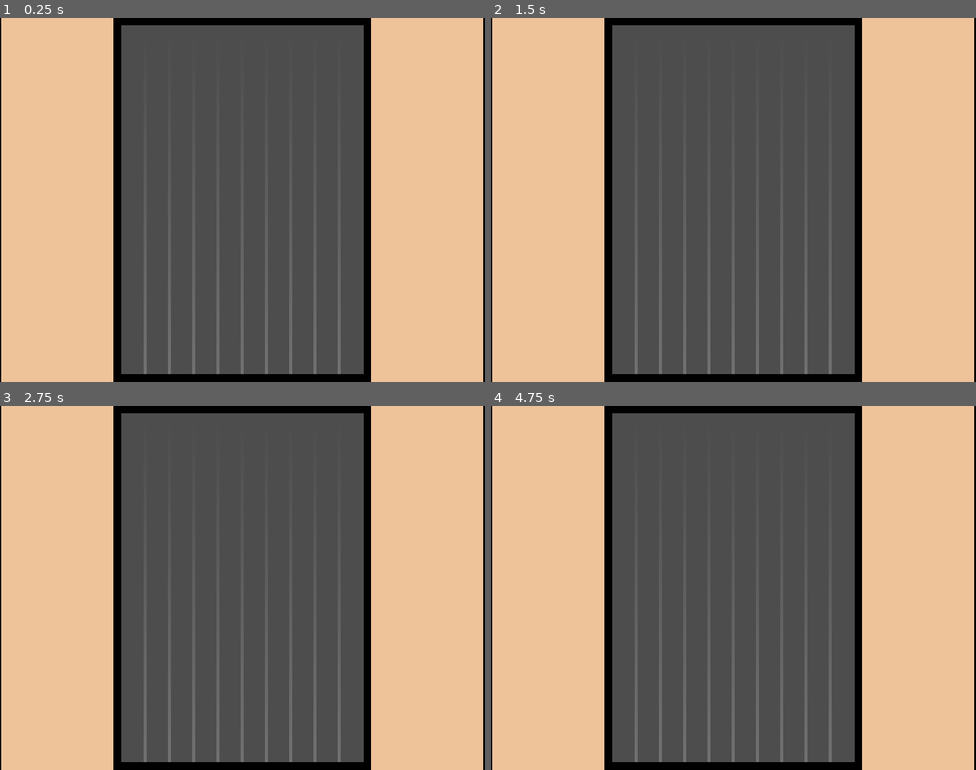
Above: before the commit, frames 1-4 (two rows, left to right).
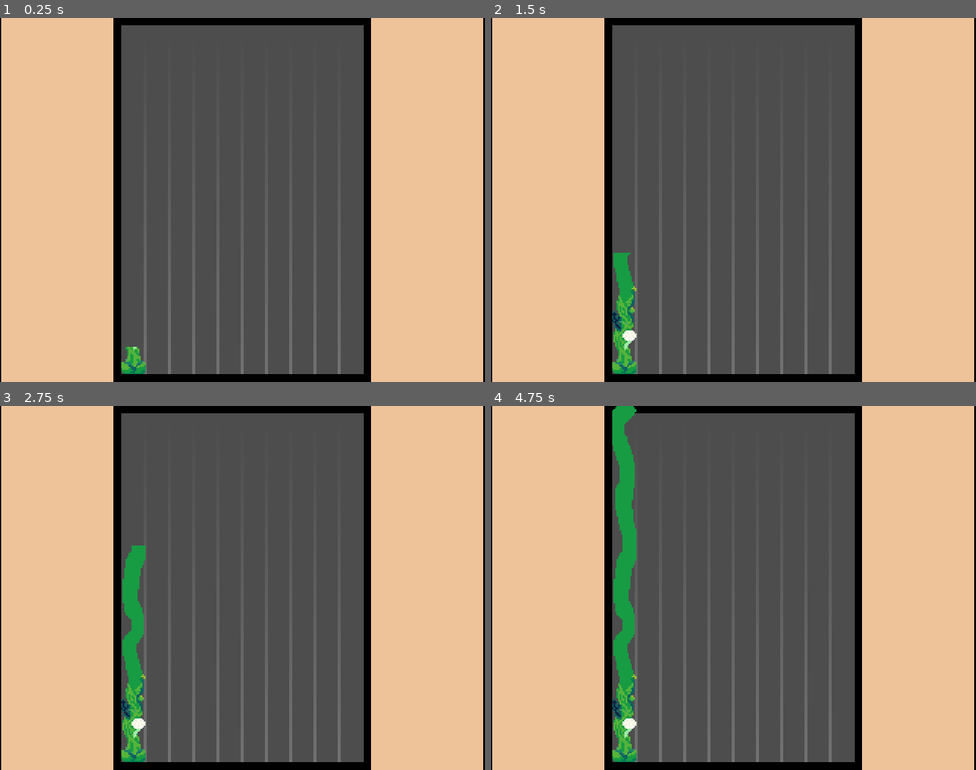
Above: after the commit, the same moments.

Repository: jacksonmist/Weedpocalypse
Game: Godot game, scene res://Scenes/root.tscn
The game is run twice, just before and just after one commit, with the same random seed, the same clock (stepped at 60 frames per second) and the same inputs.
Inputs (mouse positions are in pixels of both pictures, inside the frame that each line leads up to):
- Up to frame 1 (0.25 s): no input
- Up to frame 2 (1.5 s): move the mouse to (840, 181) at 0.52 s; hold 1 (Hand) 0.53-1.28 s; click (840, 181) at 0.67 s; move the mouse to (636, 218) at 1.27 s; tap 2 (Scythe) at 1.35 s; click (636, 218) at 1.42 s
- Up to frame 3 (2.75 s): move the mouse to (291, 507) at 2.02 s; hold 1 (Hand) from 2.03 s (still down); click (291, 507) at 2.17 s
- Up to frame 4 (4.75 s): move the mouse to (709, 660) at 2.77 s; release 1 (Hand) at 2.78 s; tap 2 (Scythe) at 2.85, 4.35 s; click (709, 660) at 2.92 s; move the mouse to (879, 642) at 3.52 s; hold 1 (Hand) 3.53-4.28 s; click (879, 642) at 3.67 s; move the mouse to (588, 533) at 4.27 s; click (588, 533) at 4.42 s

The runs differ from the first frame. In frame 1, 0.3% of the frame differs, in the area x 25-30%, y 90-98%; in frame 2, 1.2%; in frame 3, 2.0%; in frame 4, 3.3%, in the area x 25-30%, y 0-98%.

Commit message:
Implemented weed growth

Diff:
--- a/Scenes/root.tscn
+++ b/Scenes/root.tscn
@@ -5,6 +5,9 @@
 [ext_resource type="Script" uid="uid://dr3p83w7xi033" path="res://Scripts/tool_manager.gd" id="2_vnucn"]
 [ext_resource type="Texture2D" uid="uid://c3qrx56nve36c" path="res://Sprites/GridLines.png" id="4_4g5cr"]
 [ext_resource type="Script" uid="uid://fxgslwu0e5lc" path="res://Scenes/grid_manager.gd" id="4_c3mwy"]
+[ext_resource type="Texture2D" uid="uid://bmtqp8pqv6tsb" path="res://Sprites/DandelionWeed.png" id="6_ckhy6"]
+[ext_resource type="Script" uid="uid://bf65nmgyn8kta" path="res://Scripts/weed.gd" id="6_dun2r"]
+[ext_resource type="Texture2D" uid="uid://dlyj0ge2h5q16" path="res://Sprites/WeedMask.png" id="7_r3lo5"]
 
 [node name="Root" type="Node2D" unique_id=1014854693]
 
@@ -30,3 +33,14 @@
 tile_size = 16
 grid_width = 10
 grid_height = 15
+
+[node name="Weed" type="Node2D" parent="." unique_id=1428564073]
+position = Vector2(8, -120)
+script = ExtResource("6_dun2r")
+
+[node name="WeedMask" type="Sprite2D" parent="Weed" unique_id=980901739]
+clip_children = 1
+texture = ExtResource("7_r3lo5")
+
+[node name="WeedSprite" type="Sprite2D" parent="Weed/WeedMask" unique_id=1169837577]
+texture = ExtResource("6_ckhy6")
--- /dev/null
+++ b/Scripts/weed.gd
@@ -0,0 +1,18 @@
+class_name Weed extends Node2D
+
+@export var sprite_array: Array[Texture]
+const INITIAL_OFFSET: Vector2 = Vector2(0, 235)
+
+@export var grow_rate: float = 50
+var growth: float = 0
+@onready var weed_mask: Sprite2D = $WeedMask
+@onready var weed_sprite: Sprite2D = $WeedMask/WeedSprite
+
+func _ready() -> void:
+	weed_sprite = sprite_array.pick_random()
+	weed_mask.offset = INITIAL_OFFSET
+
+func _process(delta: float) -> void:
+	if(weed_mask.offset.y > 0):
+		growth += delta * grow_rate
+		weed_mask.offset = Vector2(0, INITIAL_OFFSET.y - growth)
Not shown, added: Scripts/weed.gd.uid
Binary file added: Sprites/TransparentImage.png
Not shown, added: Sprites/TransparentImage.png.import
Binary file added: Sprites/WeedMask.png
Not shown, added: Sprites/WeedMask.png.import
